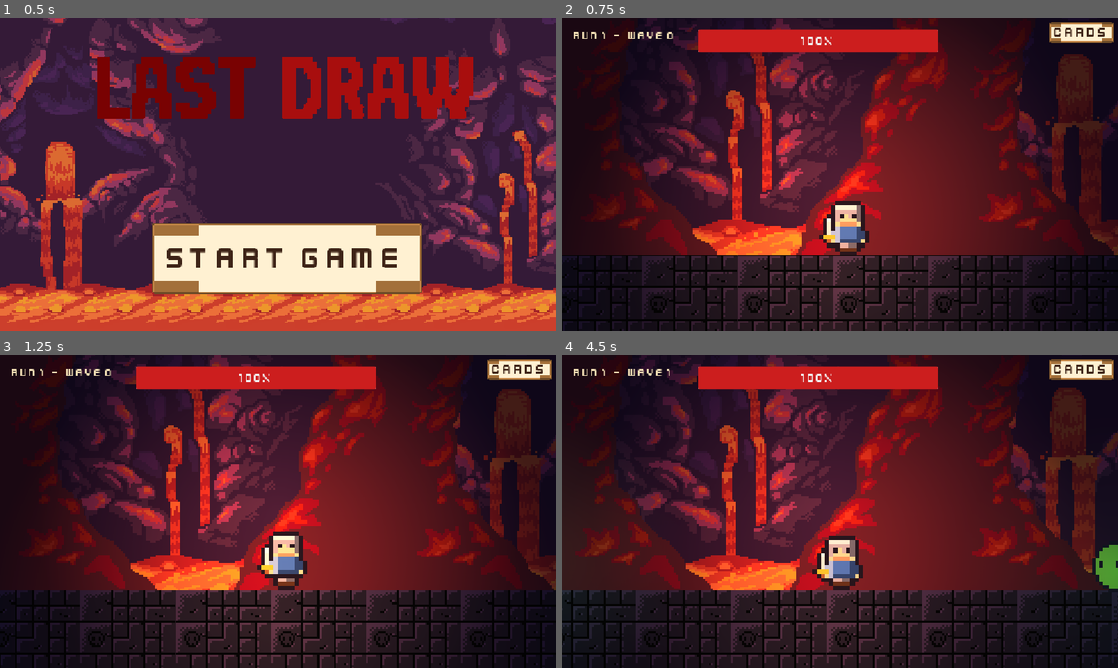
Above: before the commit, frames 1-4 (two rows, left to right).
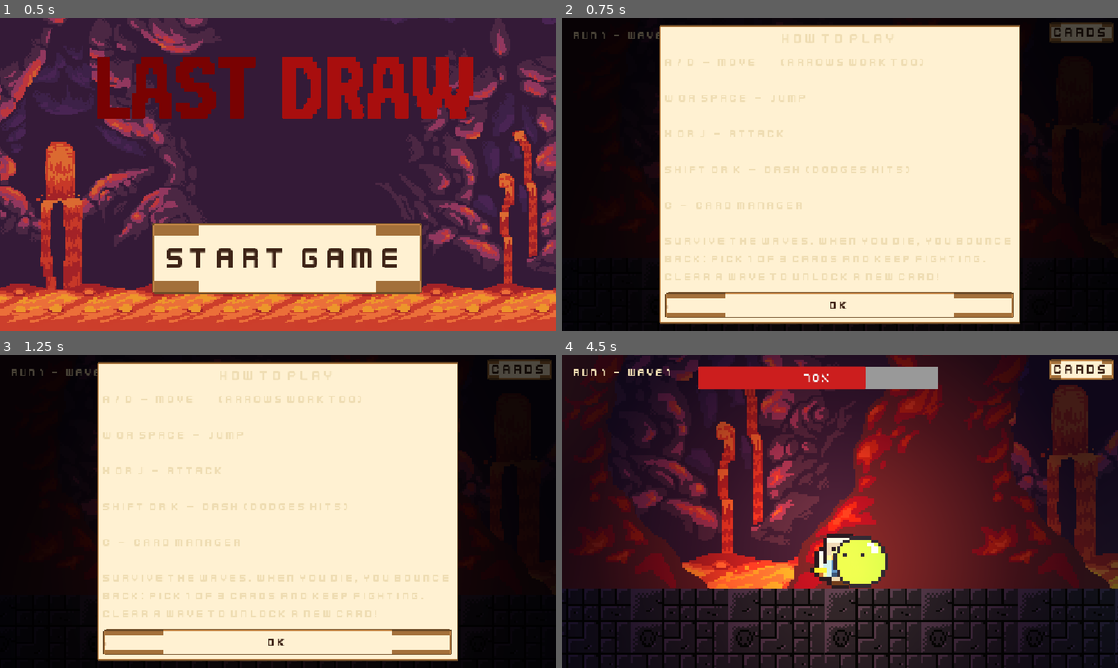
Above: after the commit, the same moments.

Repository: BillNyeFan123-creator/rebound
Game: Godot game, scene res://start_screen.tscn
The game is run twice, just before and just after one commit, with the same random seed, the same clock (stepped at 60 frames per second) and the same inputs.
Inputs (mouse positions are in pixels of both pictures, inside the frame that each line leads up to):
- Up to frame 1 (0.5 s): no input
- Up to frame 2 (0.75 s): click "Start Game" at 0.5 s
- Up to frame 3 (1.25 s): no input
- Up to frame 4 (4.5 s): click (840, 642) at 1.25 s, where only the run after the commit has a clickable "OK"; move the mouse to (962, 495) at 2.02 s; hold D (move_right) 2.03-2.75 s; tap X (attack) at 2.1, 3.6 s; click (962, 495) at 2.17 s; tap W (jump) at 2.27 s; drag from (728, 527) to (873, 555) at 2.77 s; move the mouse to (895, 442) at 3.52 s; hold A (move_left) 3.53-4.25 s; drag from (812, 574) to (673, 464) at 4.27 s

Frame 1 is identical in both runs. In frame 2, 79% of the frame differs, in the area x 0-100%, y 0-100%; in frame 3, 79%; in frame 4, 19%.

Commit message:
Housekeeping: re-enable instructions overlay, remove empty music node, add README

Diff:
--- a/Level.tscn
+++ b/Level.tscn
@@ -134,7 +134,6 @@
 [node name="CardPickUI" parent="." unique_id=1133760355 instance=ExtResource("6_pick")]
 
 [node name="InstructionUI" parent="." unique_id=1643897711 instance=ExtResource("7_instr")]
-visible = false
 
 [node name="WaveManager" type="Node" parent="." unique_id=1387957286]
 script = ExtResource("4_waves")
@@ -143,5 +142,3 @@
 blue_enemy_scene = ExtResource("9_blue")
 boss_enemy_scene = ExtResource("9_boss")
 pick_ui_path = NodePath("../CardPickUI")
-
-[node name="menumusic" type="AudioStreamPlayer" parent="." unique_id=1051346311]
